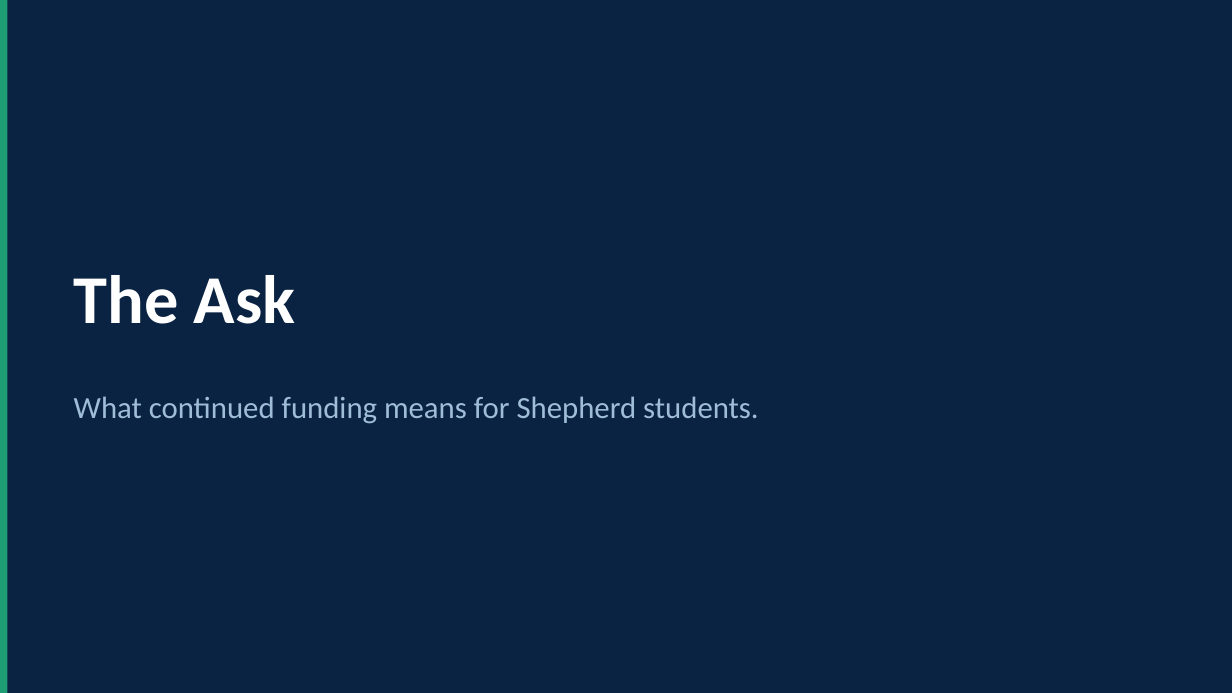
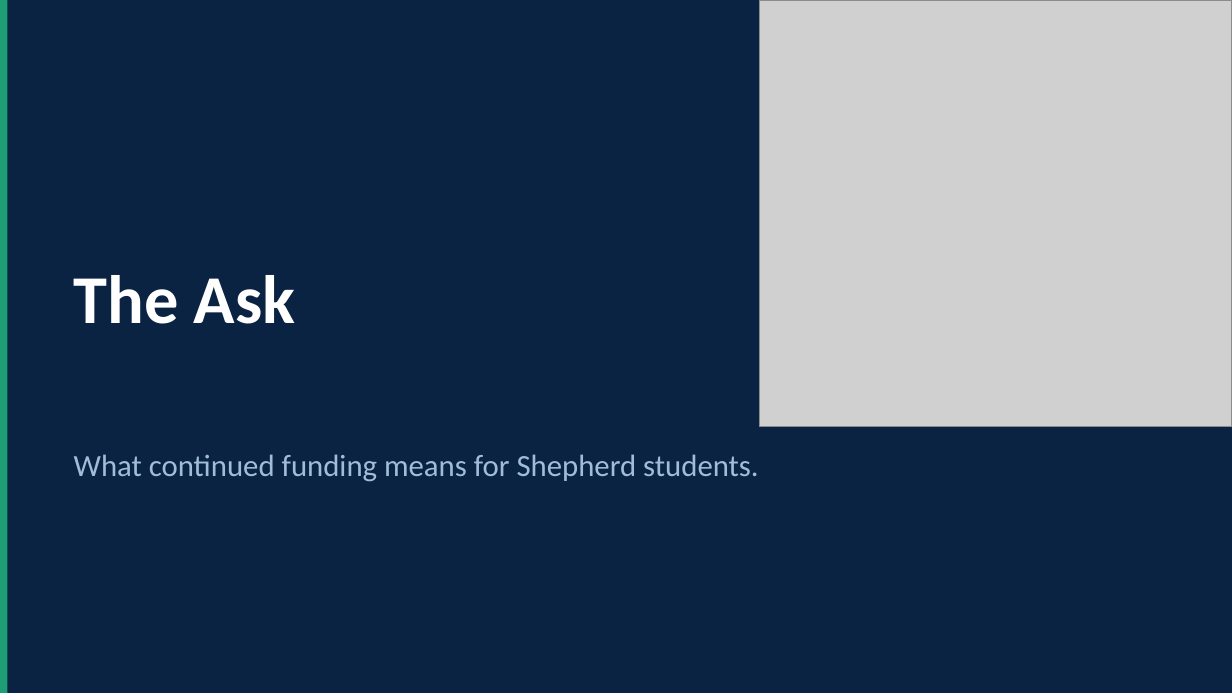
Before and after one commit to meekerwv-boop/Epta_Capstone, a slide deck: slide 22 of EPTA/EPTA_Funding_Case_2025.pptx (slide 20 before the commit). Drawn at 1232x693 pixels with LibreOffice and Linux fonts; fonts in the diff are those of the drawing; grey boxes stand for pictures. Boxes give left, top, right and bottom in pixels: in the first picture for what was removed or moved away, otherwise in the second. Text is boxed around its words. In the diff, an @@ line names an element or a change of style, - is before the commit and + after.

```diff
--- a/EPTA/EPTA_Funding_Case_2025.pptx
+++ b/EPTA/EPTA_Funding_Case_2025.pptx
@@ picture added at (x1=759, y1=0, x2=1232, y2=426) @@
@@ text "What continued funding means for ..." moved from (x1=74, y1=396, x2=759, y2=424) to (x1=74, y1=454, x2=759, y2=482) @@
```
Also in this commit, not shown: 12 other slides changed, 4 slides added, 2 slides removed, 6 other files.
